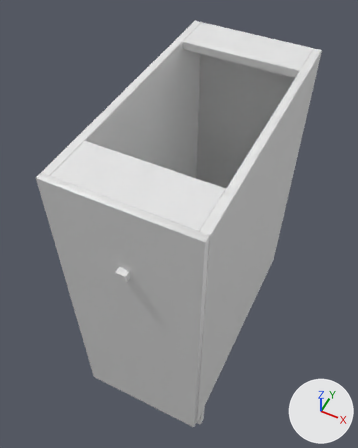
One commit to the glTF model public/modules/M_BTL/M_BTL_4.glb: the scene before it, then after it.
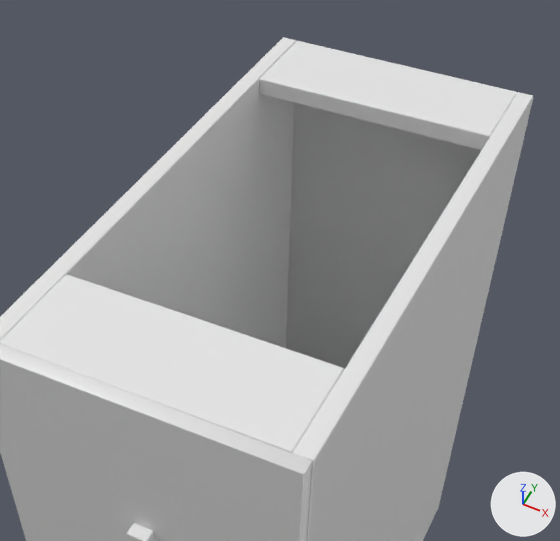
Each version is shown whole from a camera (50 mm lens) standing at (3.33, -7.53, 10.02) and looking at (-0.52, 0.17, 0.39), then close up on the part from 14% to 94% of the width and 0% to 62% of the height. Arrows for +X, +Y and +Z are at lower right; the lights stay in place. The older version's two pictures come first. Where no turn or scale is listed for an object, it has been applied to the vertices.

In view in the first close-up: 'M_1BTL_1_F', 'M_1BTL_4' and 2 more.
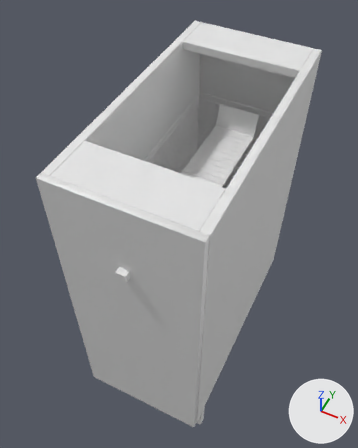
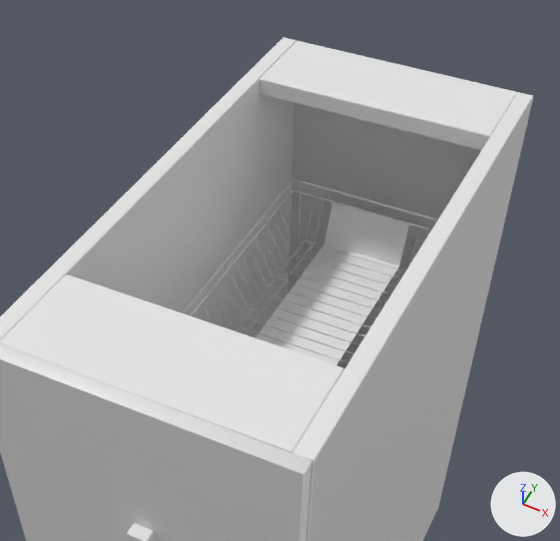
What differs and where, as boxes (x1, y1, x2, y2) in the close-ups (560 x 541 px):
'M_1BTL_F_3.001', added
    after: (183, 180, 438, 366)

The edits, one by one:
Mesh me_m_btl_3_f_3_003 is new.
It has 67952 vertices, 135564 faces and spans x -1.11..1.1, y -2.94..2.47, z -3.0..2.4.
Object 'M_1BTL_F_3.001' (ob_m_1btl_f_3_001) is new; it shows me_m_btl_3_f_3_003.
Its location is (0.0, 0.0, 0.45).
